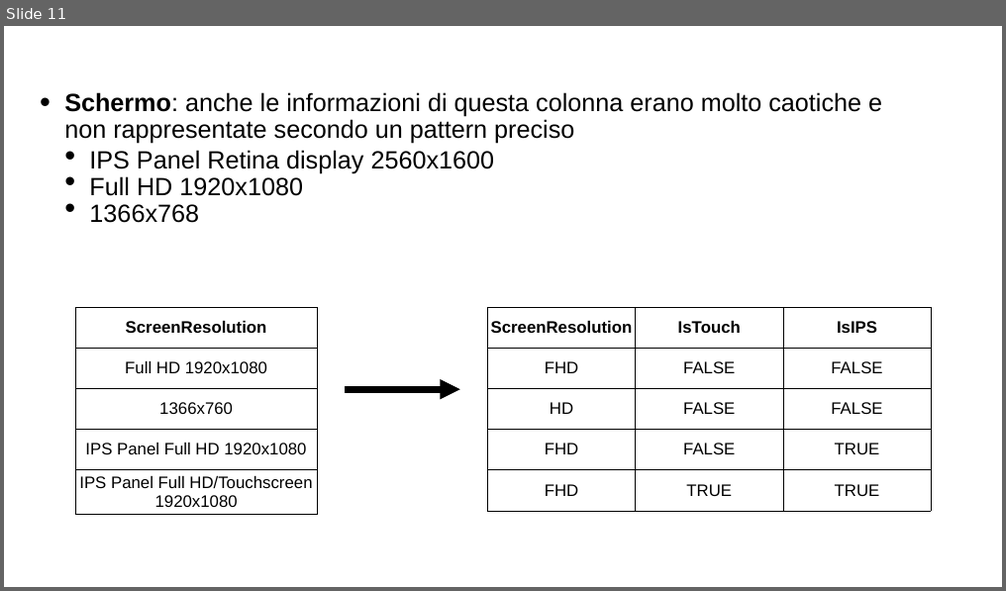
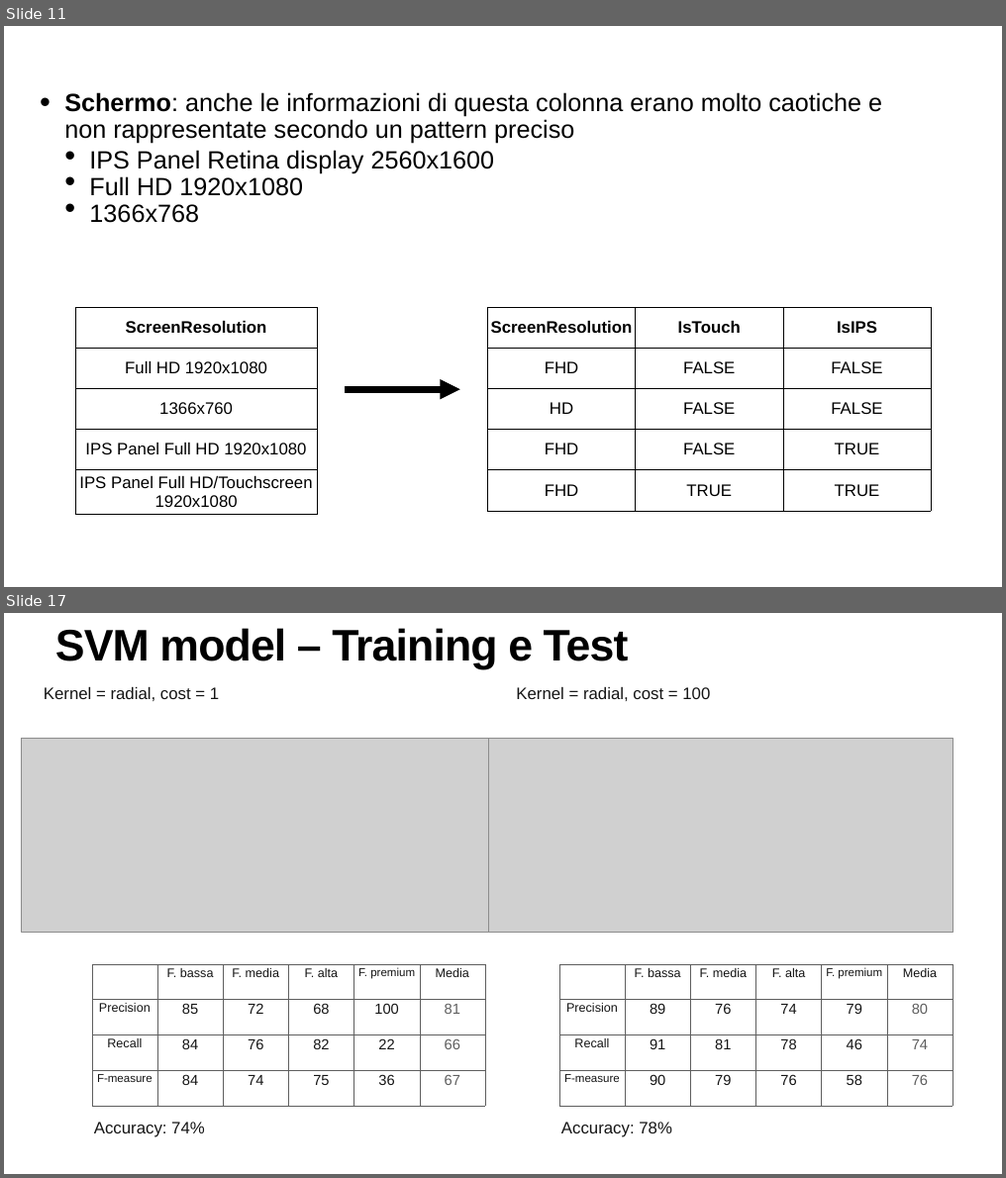
Before and after one commit to mik3sw/ML-project, a slide deck: Presentazione ML.pptx. Shown one above the other, each under a label of ours: slide 11 before the commit, slides 11 and 17 after it; the slides between them are not shown. The pictures are 1006x591 and 1006x1178 pixels, drawn with LibreOffice and Linux fonts; fonts in the diff are those of the drawing; grey boxes stand for pictures. Boxes give left, top, right and bottom in pixels: in the first picture for what was removed or moved away, otherwise in the second. Text is boxed around its words. In the diff, an @@ line names an element or a change of style, - is before the commit and + after.

```diff
--- a/Presentazione ML.pptx
+++ b/Presentazione ML.pptx
@@ slide 17 added at (x1=4, y1=613, x2=1002, y2=1174), background #FFFFFF @@
@@ title added at (x1=55, y1=628, x2=629, y2=669), 85 pt, text #000000, bold @@
+SVM model – Training e Test
@@ text added at (x1=44, y1=686, x2=219, y2=701), 32 pt, text #151515 @@
+Kernel = radial, cost = 1
@@ text added at (x1=516, y1=687, x2=710, y2=701), 32 pt, text #151515 @@
+Kernel = radial, cost = 100
@@ picture added at (x1=21, y1=738, x2=488, y2=932) @@
@@ picture added at (x1=485, y1=738, x2=952, y2=932) @@
@@ table added at (x1=92, y1=964, x2=485, y2=1106), 4 rows, 6 columns @@
+ | F. bassa | F. media | F. alta | F. premium | Media
+Precision | 85 | 72 | 68 | 100 | 81
+Recall | 84 | 76 | 82 | 22 | 66
+F-measure | 84 | 74 | 75 | 36 | 67
@@ table added at (x1=559, y1=964, x2=952, y2=1106), 4 rows, 6 columns @@
+ | F. bassa | F. media | F. alta | F. premium | Media
+Precision | 89 | 76 | 74 | 79 | 80
+Recall | 91 | 81 | 78 | 46 | 74
+F-measure | 90 | 79 | 76 | 58 | 76
@@ text added at (x1=94, y1=1122, x2=205, y2=1138), 32 pt, text #151515 @@
+Accuracy: 74%
@@ text added at (x1=561, y1=1122, x2=672, y2=1138), 32 pt, text #151515 @@
+Accuracy: 78%
```
Also in this commit, not shown: 2 slides changed, 8 other slides added, 6 other files.
